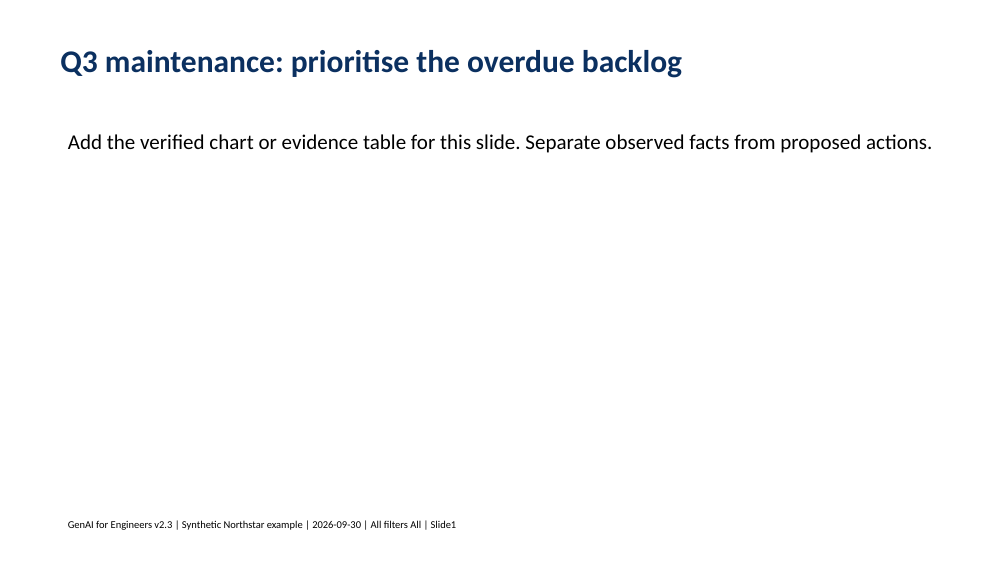
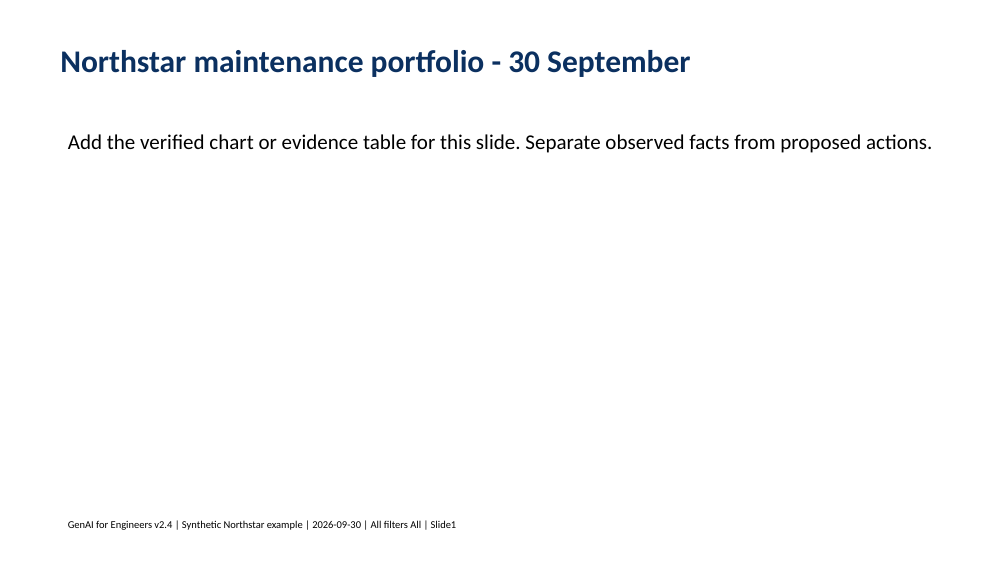
Before and after one commit to tertiarycourses/IES-GenAI-for-Engineers, a slide deck: slide 1 of labs/lab-02-word-to-powerpoint-and-outlook/data/templates/Northstar_Management_Deck_Template.pptx. Drawn at 1008x567 pixels with LibreOffice and Linux fonts; fonts in the diff are those of the drawing. Boxes give left, top, right and bottom in pixels: in the first picture for what was removed or moved away, otherwise in the second. Text is boxed around its words. In the diff, an @@ line names an element or a change of style, - is before the commit and + after.

```diff
--- a/labs/lab-02-word-to-powerpoint-and-outlook/data/templates/Northstar_Management_Deck_Template.pptx
+++ b/labs/lab-02-word-to-powerpoint-and-outlook/data/templates/Northstar_Management_Deck_Template.pptx
@@ text at (x1=60, y1=50, x2=690, y2=77): text changed @@
-Q3 maintenance: prioritise the overdue backlog
+Northstar maintenance portfolio - 30 September
@@ text at (x1=68, y1=520, x2=457, y2=530): text changed @@
-GenAI for Engineers v2.3 | Synthetic Northstar example | 2026-09-30 | All filters All | Slide1
+GenAI for Engineers v2.4 | Synthetic Northstar example | 2026-09-30 | All filters All | Slide1
```
Also in this commit, not shown: 3 other slides changed, 4 slides removed, 52 other files.
